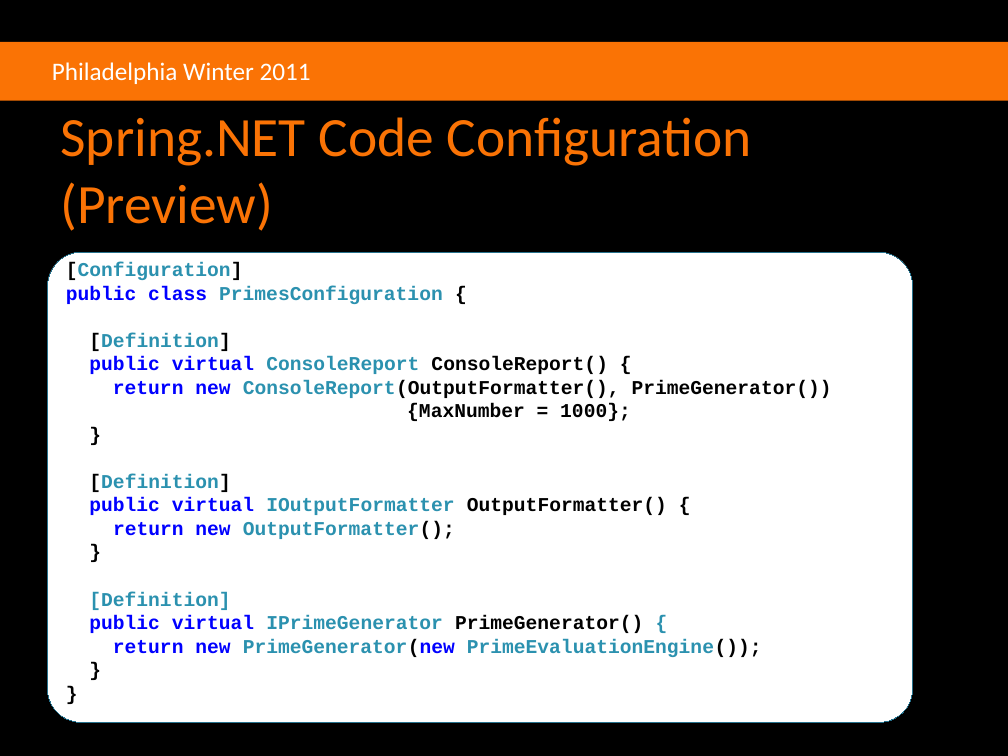
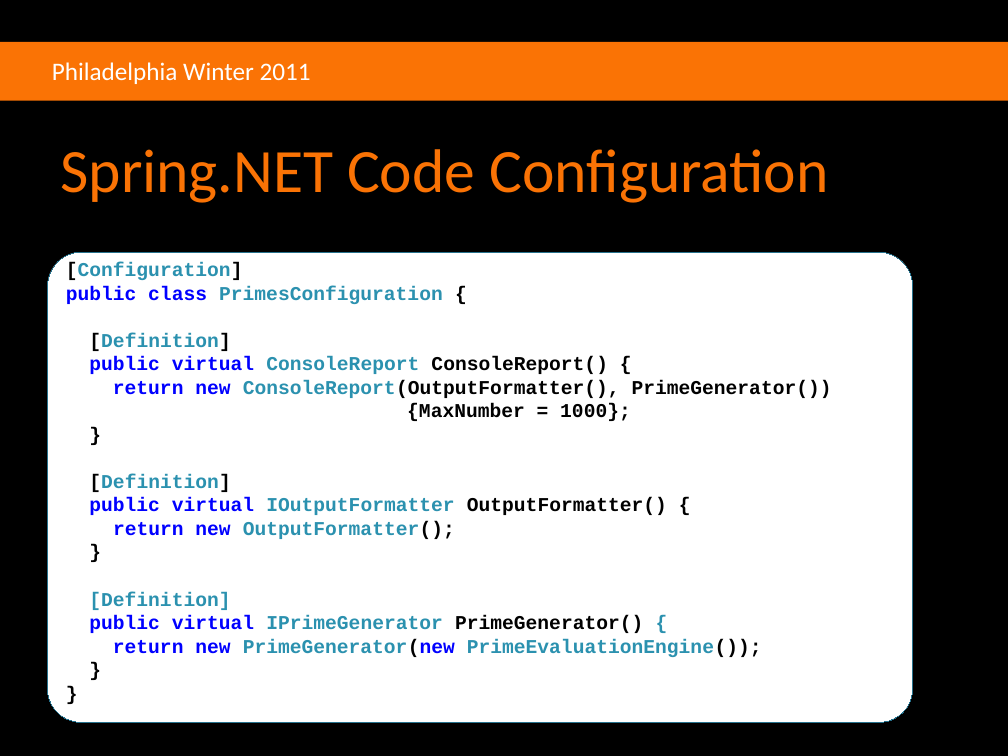
Before and after one commit to agilefire/November2010, a slide deck: slide 34 of Agile Firestarter Winter 2011 Dependency Injection.pptx (slide 37 before the commit). Drawn at 1008x756 pixels with LibreOffice and Linux fonts; fonts in the diff are those of the drawing; background and template pictures are left out. Boxes give left, top, right and bottom in pixels: in the first picture for what was removed or moved away, otherwise in the second. Text is boxed around its words. In the diff, an @@ line names an element or a change of style, - is before the commit and + after.

Commit message:
Update to use newer code basead configuration model

```diff
--- a/Agile Firestarter Winter 2011 Dependency Injection.pptx
+++ b/Agile Firestarter Winter 2011 Dependency Injection.pptx
@@ title at (60, 149, 828, 203): text changed; size 39.6 to 44 pt @@
-Spring.NET Code Configuration (Preview)
+Spring.NET Code Configuration
```
Also in this commit, not shown: 3 other slides changed, 1 slide added, 30 other files.
